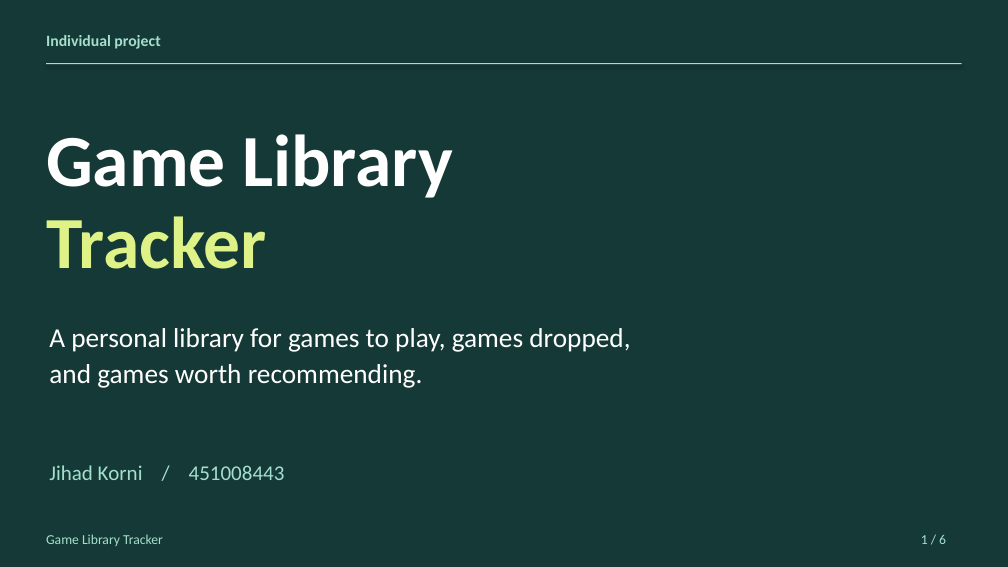
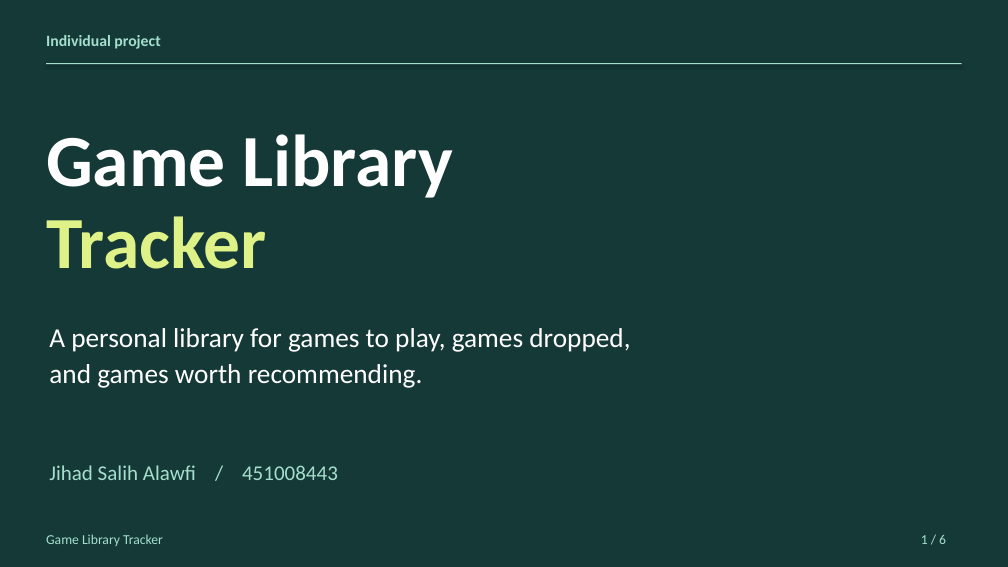
Before and after one commit to JehadKo/Library_tracker, a slide deck: slide 1 of Game_Library_Tracker.pptx. Drawn at 1008x567 pixels with LibreOffice and Linux fonts; fonts in the diff are those of the drawing. Boxes give left, top, right and bottom in pixels: in the first picture for what was removed or moved away, otherwise in the second. Text is boxed around its words. In the diff, an @@ line names an element or a change of style, - is before the commit and + after.

```diff
--- a/Game_Library_Tracker.pptx
+++ b/Game_Library_Tracker.pptx
@@ text at (49, 465, 338, 480): text changed @@
-Jihad Korni / 451008443
+Jihad Salih Alawfi / 451008443
```
Also in this commit, not shown: 1 other file.
